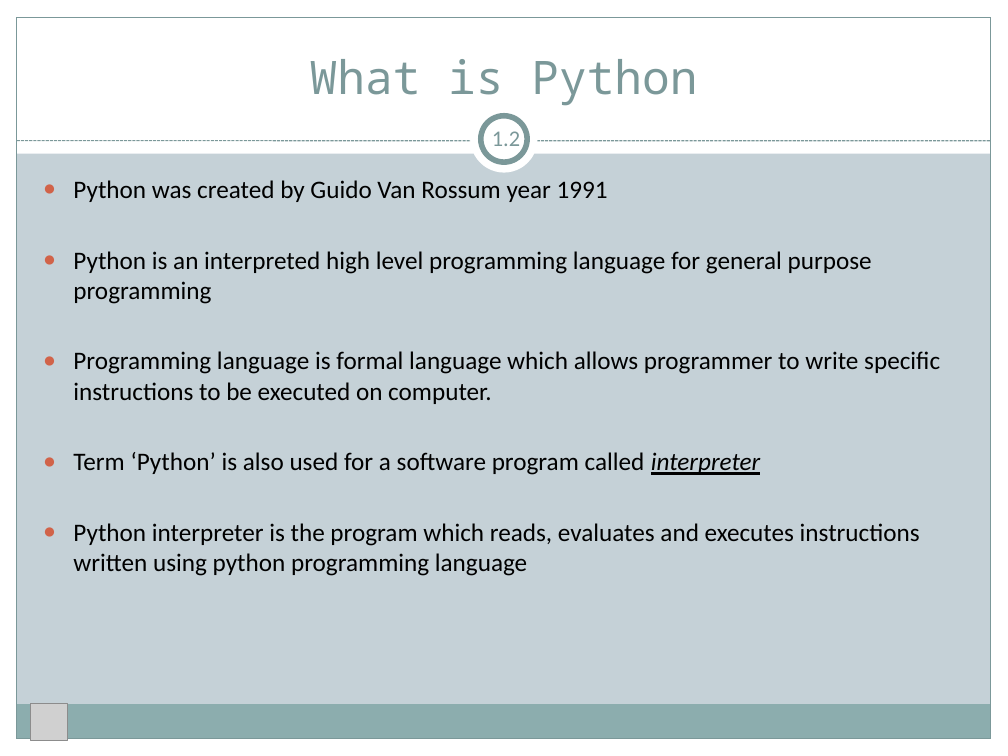
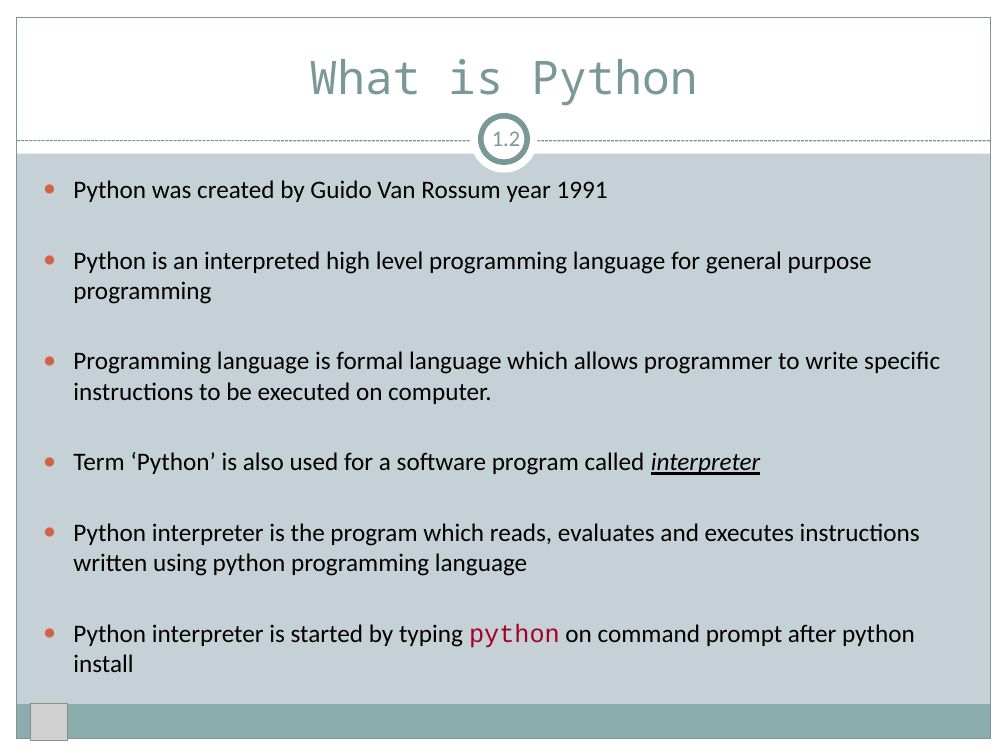
Before and after one commit to quantfineart/Fundamental-Python-Tutorial, a slide deck: slide 3 of Python Fundamentals.pptx. Drawn at 1008x756 pixels with LibreOffice and Linux fonts; fonts in the diff are those of the drawing; grey boxes stand for pictures. Boxes give left, top, right and bottom in pixels: in the first picture for what was removed or moved away, otherwise in the second. Text is boxed around its words. In the diff, an @@ line names an element or a change of style, - is before the commit and + after.

```diff
--- a/Python Fundamentals.pptx
+++ b/Python Fundamentals.pptx
@@ text at [73, 623, 915, 672]: paragraph added @@
+● Python interpreter is started by typing python on command prompt after python install
```
Also in this commit, not shown: 2 other slides changed, 5 slides added.
